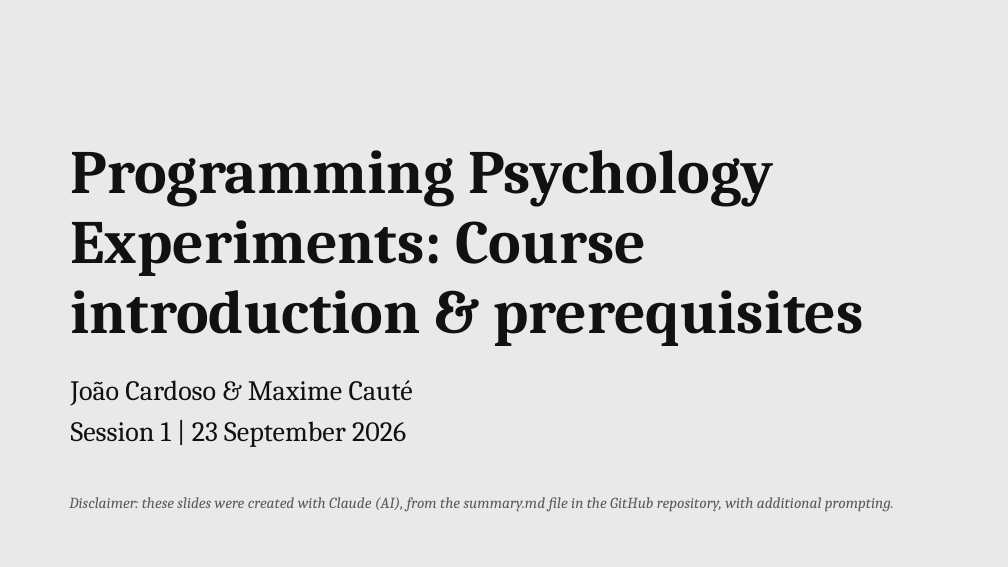
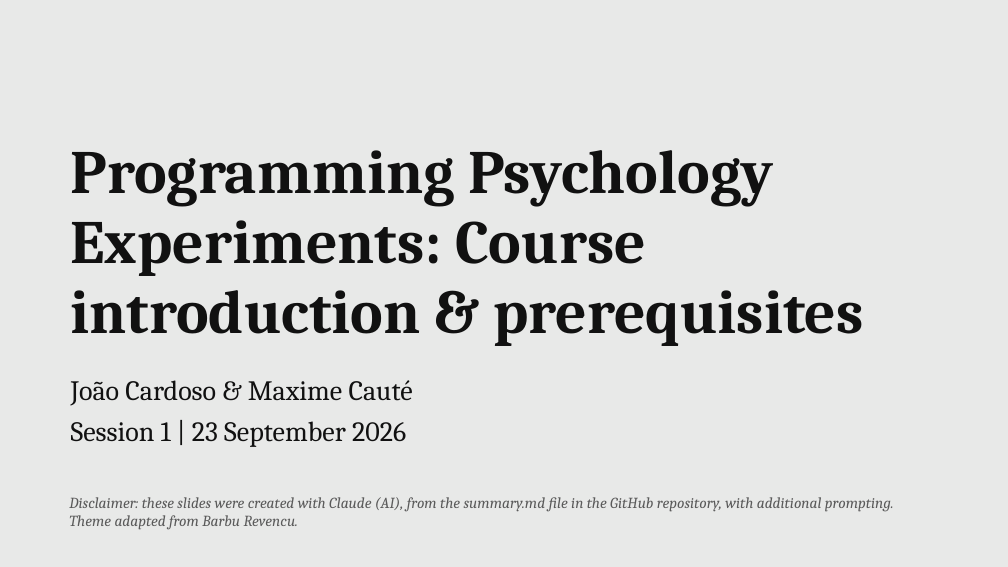
Before and after one commit to MaximeCaute/CogSupParis-Core-1, a slide deck: slide 1 of 2026-2027/S1/Session-01/Session_01_Course_introduction.odp. Drawn at 1008x567 pixels with LibreOffice and Linux fonts; fonts in the diff are those of the drawing. Boxes give left, top, right and bottom in pixels: in the first picture for what was removed or moved away, otherwise in the second. Text is boxed around its words. In the diff, an @@ line names an element or a change of style, - is before the commit and + after.

```diff
--- a/2026-2027/S1/Session-01/Session_01_Course_introduction.odp
+++ b/2026-2027/S1/Session-01/Session_01_Course_introduction.odp
@@ text at <box>69,497,894,530</box>: text changed @@
-Disclaimer: these slides were created with Claude (AI), from the summary.md file in the GitHub repository, with additional prompting.
+Disclaimer: these slides were created with Claude (AI), from the summary.md file in the GitHub repository, with additional prompting. Theme adapted from Barbu Revencu.
```
Also in this commit, not shown: 1 slide added, 1 other file.
